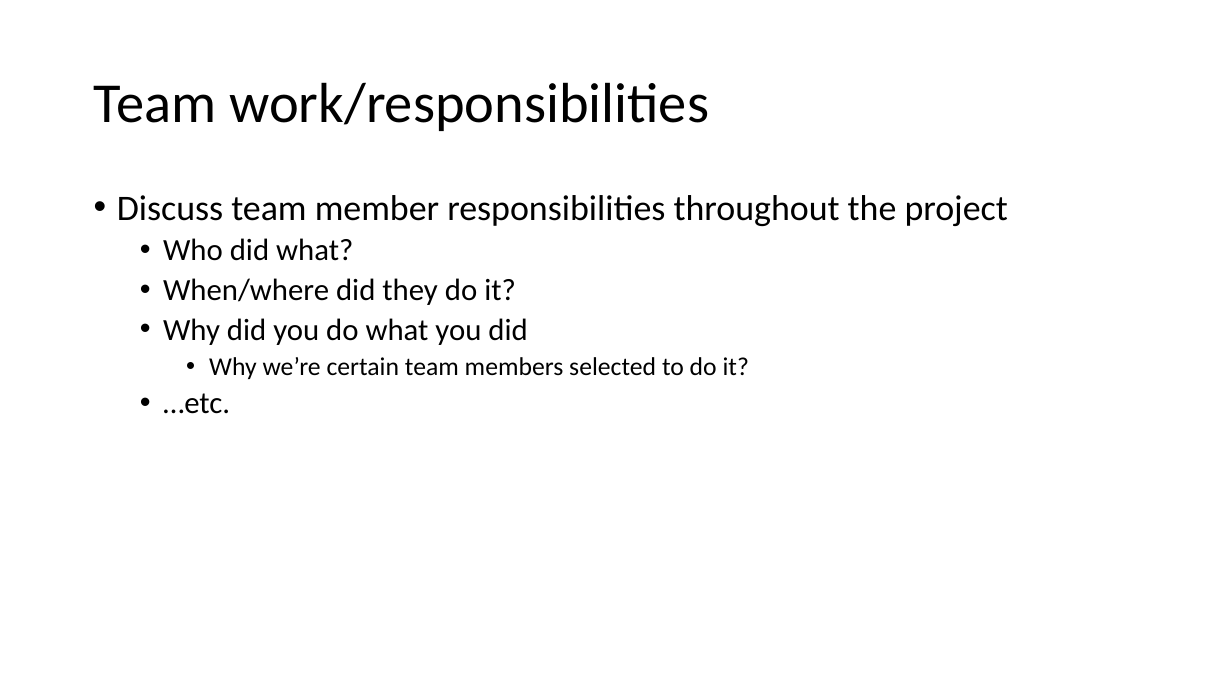
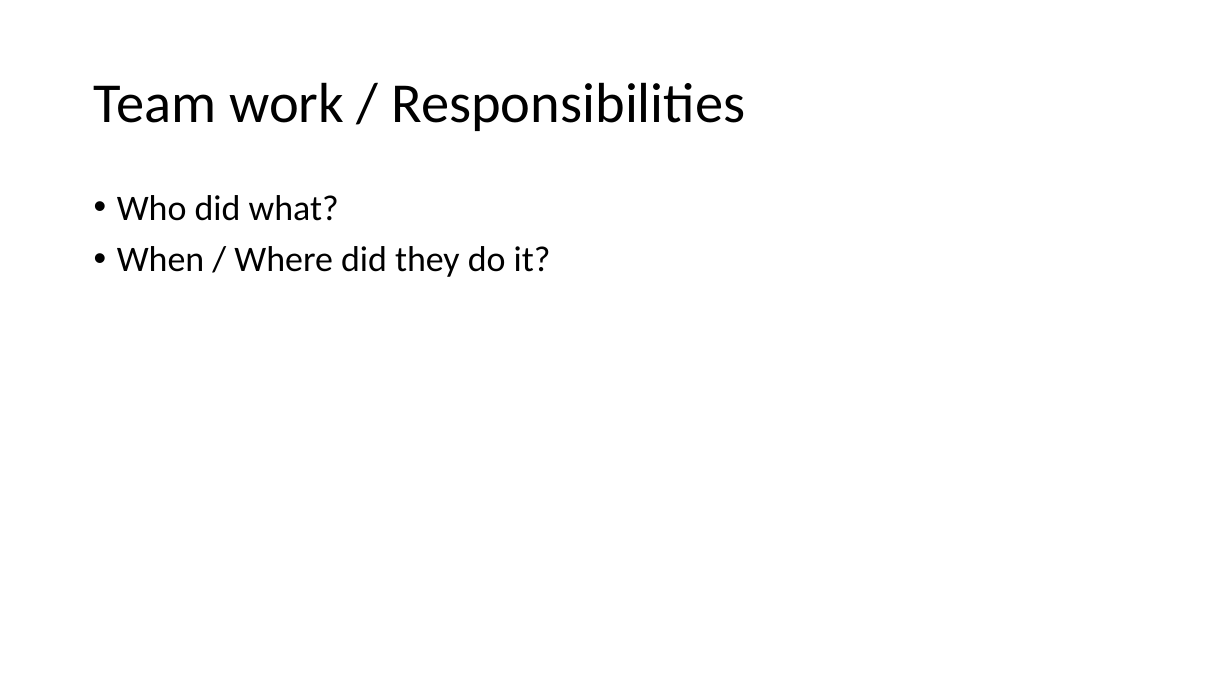
Before and after one commit to Jacobchapman99/ENSE-374-Group07-Project, a slide deck: slide 8 of Milestone4/Milestone 4.ppt (slide 3 before the commit). Drawn at 1232x693 pixels with LibreOffice and Linux fonts; fonts in the diff are those of the drawing. Boxes give left, top, right and bottom in pixels: in the first picture for what was removed or moved away, otherwise in the second. Text is boxed around its words. In the diff, an @@ line names an element or a change of style, - is before the commit and + after.

```diff
--- a/Milestone4/Milestone 4.ppt
+++ b/Milestone4/Milestone 4.ppt
@@ title at (94, 82, 746, 131): text changed @@
-Team work/responsibilities
+Team work / Responsibilities
@@ text at (117, 195, 1008, 226): paragraph removed @@
-• Discuss team member responsibilities throughout the project
@@ text at (117, 195, 339, 221): size 24 to 28 pt in "Who did what?"; list level 2 to 1 in "Who did what?" @@
@@ text at (117, 246, 551, 277): text changed; size 24 to 28 pt @@
-  • When/where did they do it?
-  • Why did you do what you did
-    • Why we’re certain team members selected to do it?
-  • …etc.
+• When / Where did they do it?
```
Also in this commit, not shown: 1 other slide changed, 25 slides added, 5 slides removed.
